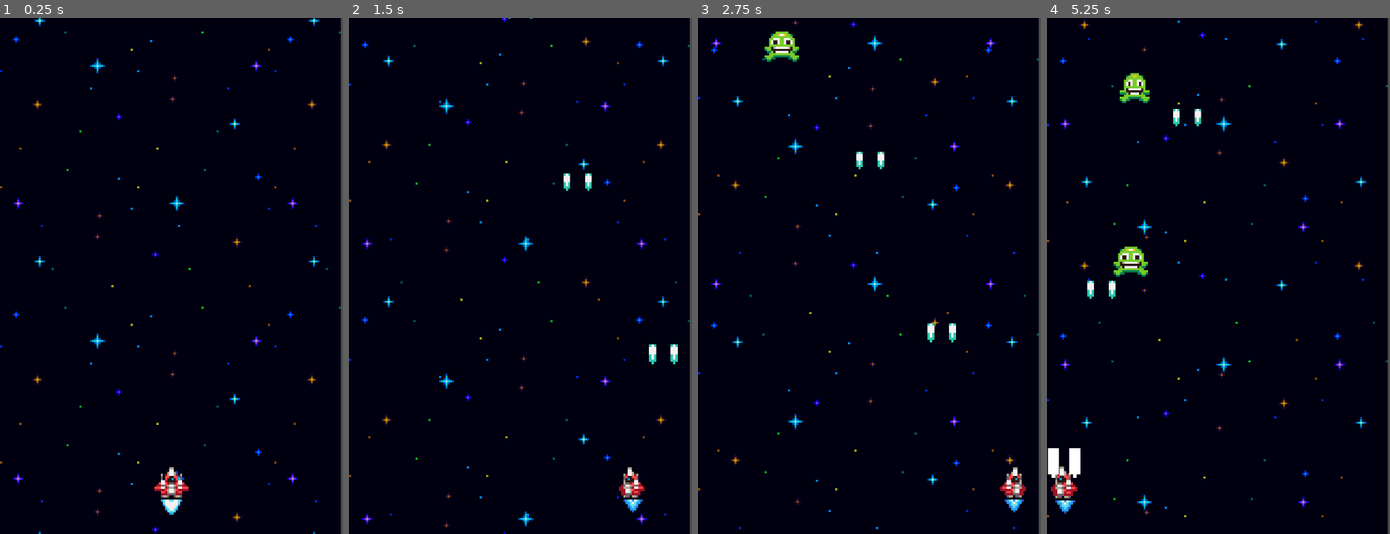
Above: before the commit, frames 1-4 (left to right).
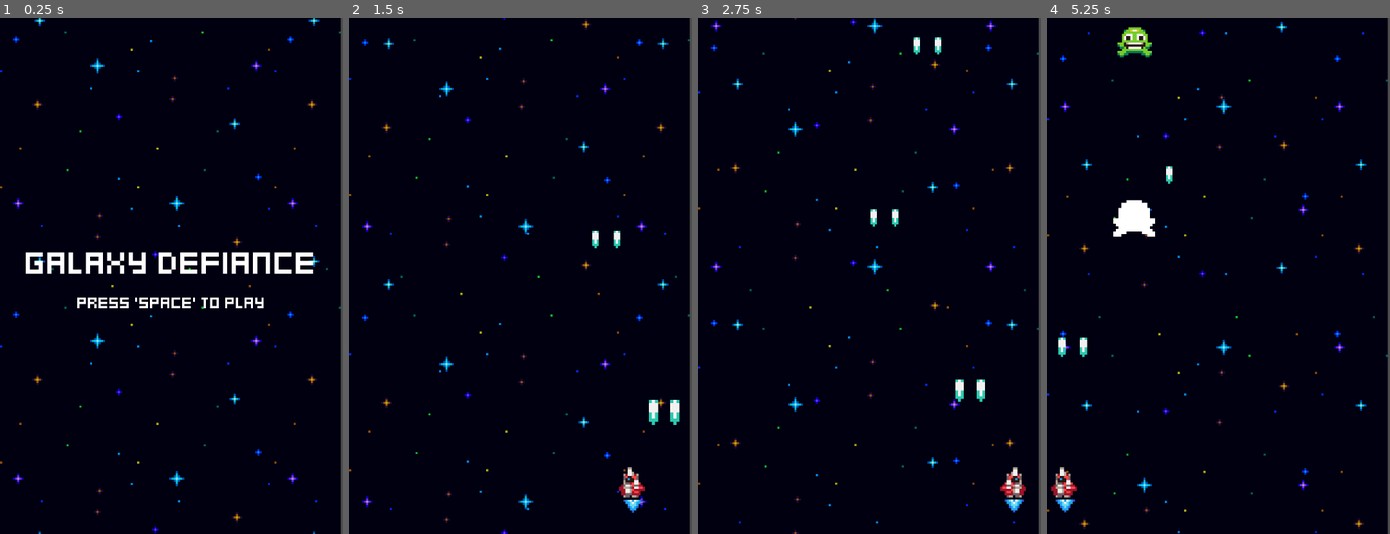
Above: after the commit, the same moments.

Repository: danielserrano00/galaxy-defiance-tutorial
Game: Godot game, scene res://menus/menu.tscn
The game is run twice, just before and just after one commit, with the same random seed, the same clock (stepped at 60 frames per second) and the same inputs. Before the commit the project starts from res://world.tscn.
Inputs:
- Up to frame 1 (0.25 s): no input
- Up to frame 2 (1.5 s): tap Space at 0.5 s; hold Right (ui_right) 0.53-1.28 s; tap Enter (ui_accept) at 0.6, 0.77, 1.07, 1.35 s; hold Left (ui_left) from 1.28 s (still down)
- Up to frame 3 (2.75 s): tap Enter (ui_accept) at 1.52, 1.82, 2.1 s; release Left (ui_left) at 2.03 s; hold Right (ui_right) from 2.03 s (still down)
- Up to frame 4 (5.25 s): tap Enter (ui_accept) at 2.85, 3.02, 3.32, 3.6, 3.77, 4.07, 4.35, 4.52, 4.82, 5.1 s; release Right (ui_right) at 3.53 s; hold Left (ui_left) from 3.53 s (still down)

The runs differ from the first frame. In frame 1, 2.9% of the frame differs, in the area x 7-92%, y 45-97%; in frame 2, 2.8%; in frame 3, 3.3%; in frame 4, 4.8%, in the area x 0-100%, y 0-100%.

Commit message:
Added Start and Game Over menus, established game loop

Diff:
--- /dev/null
+++ b/fonts/default_label_settings.tres
@@ -0,0 +1,7 @@
+[gd_resource type="LabelSettings" format=3 uid="uid://b4kbn4k1bdngv"]
+
+[ext_resource type="FontFile" uid="uid://bla6t7bkr7o7g" path="res://fonts/kenney_mini_square.ttf" id="1_j6sky"]
+
+[resource]
+font = ExtResource("1_j6sky")
+font_size = 8
--- /dev/null
+++ b/fonts/title_label_settings.tres
@@ -0,0 +1,6 @@
+[gd_resource type="LabelSettings" format=3 uid="uid://lyux8pgux32t"]
+
+[ext_resource type="FontFile" uid="uid://bla6t7bkr7o7g" path="res://fonts/kenney_mini_square.ttf" id="1_ft0t3"]
+
+[resource]
+font = ExtResource("1_ft0t3")
--- /dev/null
+++ b/menus/game_over.gd
@@ -0,0 +1,5 @@
+extends Control
+
+func _process(delta: float) -> void:
+	if Input.is_action_just_pressed('ui_accept'):
+		get_tree().change_scene_to_file("res://menus/menu.tscn")
--- /dev/null
+++ b/menus/game_over.tscn
@@ -0,0 +1,40 @@
+[gd_scene format=3 uid="uid://i6x75wicw6lb"]
+
+[ext_resource type="Script" uid="uid://bj1h7siyb60xy" path="res://menus/game_over.gd" id="1_hl86a"]
+[ext_resource type="PackedScene" uid="uid://dmi3urwbsfnkx" path="res://effects/space_background.tscn" id="1_slp2k"]
+[ext_resource type="LabelSettings" uid="uid://lyux8pgux32t" path="res://fonts/title_label_settings.tres" id="2_hl86a"]
+[ext_resource type="LabelSettings" uid="uid://b4kbn4k1bdngv" path="res://fonts/default_label_settings.tres" id="3_a6cs8"]
+
+[node name="GameOver" type="Control" unique_id=779186357]
+layout_mode = 3
+anchors_preset = 15
+anchor_right = 1.0
+anchor_bottom = 1.0
+grow_horizontal = 2
+grow_vertical = 2
+script = ExtResource("1_hl86a")
+
+[node name="SpaceBackground" parent="." unique_id=987286987 instance=ExtResource("1_slp2k")]
+
+[node name="CenterContainer" type="CenterContainer" parent="." unique_id=1849320318]
+layout_mode = 1
+anchors_preset = 15
+anchor_right = 1.0
+anchor_bottom = 1.0
+grow_horizontal = 2
+grow_vertical = 2
+
+[node name="VBoxContainer" type="VBoxContainer" parent="CenterContainer" unique_id=1115047835]
+layout_mode = 2
+
+[node name="GameOverLabel" type="Label" parent="CenterContainer/VBoxContainer" unique_id=740288235]
+layout_mode = 2
+text = "Game Over"
+label_settings = ExtResource("2_hl86a")
+
+[node name="MenuLabel" type="Label" parent="CenterContainer/VBoxContainer" unique_id=1763446351]
+layout_mode = 2
+text = "Press 'Space' to return
+to the start menu"
+label_settings = ExtResource("3_a6cs8")
+horizontal_alignment = 1
--- /dev/null
+++ b/menus/menu.gd
@@ -0,0 +1,5 @@
+extends Control
+
+func _process(delta: float) -> void:
+	if Input.is_action_just_pressed('ui_accept'):
+		get_tree().change_scene_to_file("res://world.tscn")
--- /dev/null
+++ b/menus/menu.tscn
@@ -0,0 +1,40 @@
+[gd_scene format=3 uid="uid://f1ned414uucx"]
+
+[ext_resource type="Script" uid="uid://dn5xfqnfvbka2" path="res://menus/menu.gd" id="1_2d4ws"]
+[ext_resource type="PackedScene" uid="uid://dmi3urwbsfnkx" path="res://effects/space_background.tscn" id="1_y8e4h"]
+[ext_resource type="LabelSettings" uid="uid://lyux8pgux32t" path="res://fonts/title_label_settings.tres" id="2_hl3ms"]
+[ext_resource type="LabelSettings" uid="uid://b4kbn4k1bdngv" path="res://fonts/default_label_settings.tres" id="3_2d4ws"]
+
+[node name="Menu" type="Control" unique_id=1836681948]
+layout_mode = 3
+anchors_preset = 15
+anchor_right = 1.0
+anchor_bottom = 1.0
+grow_horizontal = 2
+grow_vertical = 2
+script = ExtResource("1_2d4ws")
+
+[node name="SpaceBackground" parent="." unique_id=987286987 instance=ExtResource("1_y8e4h")]
+
+[node name="CenterContainer" type="CenterContainer" parent="." unique_id=1494235319]
+layout_mode = 1
+anchors_preset = 15
+anchor_right = 1.0
+anchor_bottom = 1.0
+grow_horizontal = 2
+grow_vertical = 2
+
+[node name="VBoxContainer" type="VBoxContainer" parent="CenterContainer" unique_id=1479779082]
+layout_mode = 2
+
+[node name="TitleLabel" type="Label" parent="CenterContainer/VBoxContainer" unique_id=1390131606]
+layout_mode = 2
+text = "Galaxy Defiance"
+label_settings = ExtResource("2_hl3ms")
+horizontal_alignment = 1
+
+[node name="StartLabel" type="Label" parent="CenterContainer/VBoxContainer" unique_id=1488742570]
+layout_mode = 2
+text = "Press 'Space' to play"
+label_settings = ExtResource("3_2d4ws")
+horizontal_alignment = 1
--- a/project.godot
+++ b/project.godot
@@ -11,7 +11,7 @@
 [application]
 
 config/name="Galaxy Defiance Tutorial"
-run/main_scene="uid://dx6f8fow8uyd6"
+run/main_scene="uid://f1ned414uucx"
 config/features=PackedStringArray("4.6", "Forward Plus")
 config/icon="res://icon.svg"
 
--- /dev/null
+++ b/world.gd
@@ -0,0 +1,9 @@
+extends Node2D
+
+@onready var ship: Node2D = $Ship
+
+func _ready() -> void:
+	ship.tree_exiting.connect(func ():
+		await  get_tree().create_timer(1.0).timeout
+		get_tree().change_scene_to_file("res://menus/game_over.tscn")
+		)
--- a/world.tscn
+++ b/world.tscn
@@ -1,10 +1,12 @@
 [gd_scene format=3 uid="uid://dx6f8fow8uyd6"]
 
+[ext_resource type="Script" uid="uid://c1xya4kieak0v" path="res://world.gd" id="1_aqk2v"]
 [ext_resource type="PackedScene" uid="uid://c5jdv64t41asm" path="res://player_ship/ship.tscn" id="1_f3sb7"]
 [ext_resource type="PackedScene" uid="uid://dmi3urwbsfnkx" path="res://effects/space_background.tscn" id="2_fj7yv"]
 [ext_resource type="PackedScene" uid="uid://fayjh4dnmmbs" path="res://enemies/enemy_generator.tscn" id="3_tlwt5"]
 
 [node name="World" type="Node2D" unique_id=1147377760]
+script = ExtResource("1_aqk2v")
 
 [node name="Ship" parent="." unique_id=454748939 instance=ExtResource("1_f3sb7")]
 position = Vector2(80, 216)
Binary file added: fonts/kenney_mini_square.ttf
Not shown, added: fonts/kenney_mini_square.ttf.import
Not shown, added: menus/game_over.gd.uid
Not shown, added: menus/menu.gd.uid
Not shown, added: world.gd.uid
